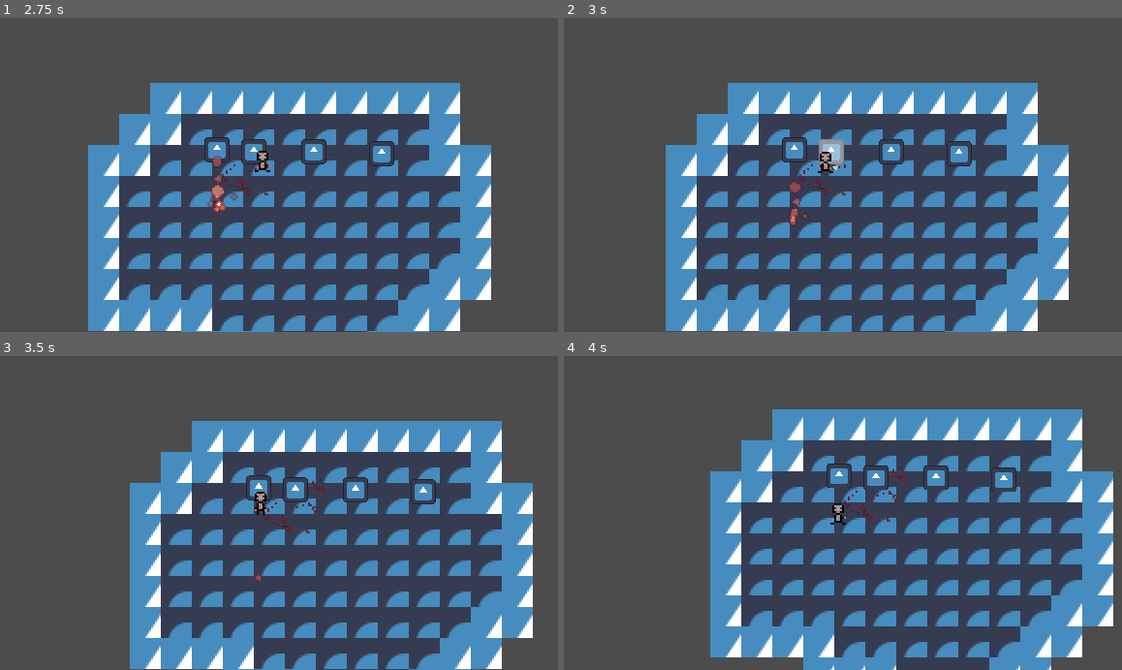
Above: before the commit, frames 1-4 (two rows, left to right).
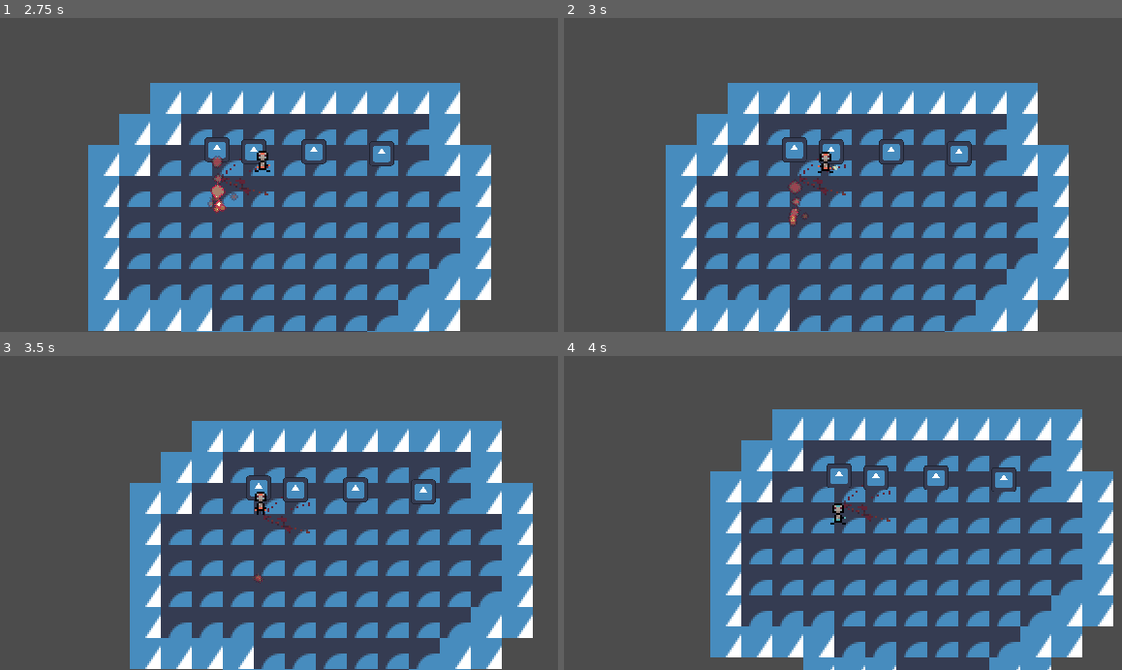
Above: after the commit, the same moments.

Repository: OlliO6/Granted-Wish
Game: Godot game, scene res://content/main.tscn
Two runs of this game, one before a commit and one after it. Both use one fixed random seed, a clock stepped at 60 frames per second and the inputs below. The engine's default icon, where the game draws it, is replaced by a stand-in: a white triangle on a blue panel in a dark square.
Inputs (mouse positions are in pixels of both pictures, inside the frame that each line leads up to):
- Up to frame 1 (2.75 s): tap Enter at 0.5 s; move the mouse to (251, 237) at 0.52 s; press the mouse at (251, 237) at 0.53 s; hold W (move_up) 0.53-2.03 s; move the mouse to (446, 222) at 1.27 s; release the mouse at (446, 222) at 1.28 s; tap Mouse wheel down (next_spell) at 1.35 s; move the mouse to (111, 127) at 2.02 s; hold A (move_left) from 2.03 s (still down); hold Mouse wheel up (previous_spell) from 2.03 s (still down)
- Up to frame 2 (3 s): keep holding A (move_left); move the mouse to (870, 175) at 2.77 s; release Mouse wheel up (previous_spell) at 2.78 s; click (870, 175) at 2.85 s
- Up to frame 3 (3.5 s): keep holding A (move_left)
- Up to frame 4 (4 s): move the mouse to (759, 434) at 3.52 s; release A (move_left) at 3.53 s; hold S (move_down) from 3.53 s (still down); hold Mouse wheel down (next_spell) from 3.53 s (still down)

Frame 1 is identical in both runs. In frame 2, 0.3% of the frame differs, in the area x 45-51%, y 38-47%; in frame 3, less than 0.1%; in frame 4, less than 0.1%.
Error after the commit: Parse Error: Could not find type "KnockbackData" in the current scope. (res://components/fighting/damage_dealer.gd:6)

Commit message:
make damage dealer not deal damage if dead

Diff:
--- a/components/fighting/attack_area.gd
+++ b/components/fighting/attack_area.gd
@@ -18,14 +18,14 @@
 	for b in get_overlapping_bodies():
 		_apply_damage(b)
 
+func set_active(a: bool):
+	active = a
+
 func _apply_damage(body: Node2D) -> void:
 	if !active:
 		return
 
-	if damage_dealer:
-		damage_dealer.apply_damage(body)
-
-	if deactivate_on_damage_dealed:
-		active = false
-
-	damage_applied.emit(body)
+	if damage_dealer and damage_dealer.apply_damage(body):
+		damage_applied.emit(body)
+		if deactivate_on_damage_dealed:
+			active = false
--- a/components/fighting/damage_dealer.gd
+++ b/components/fighting/damage_dealer.gd
@@ -3,8 +3,18 @@
 
 @export var damage: int = 1
 @export var directional: bool = true
+@export var knockback: KnockbackData
+# Wont deal damage if dead
+@export var killable: Killable
 
-func apply_damage(node: Node) -> void:
+func apply_damage(node: Node) -> bool:
+
+	if killable and killable.is_dead:
+		return false
+
 	var dmg := Components.get_damage_receiver(node)
 	if dmg and !dmg.is_invincible():
 		dmg.take_damage(damage, self)
+		return true
+
+	return false
--- a/components/fighting/killable.gd
+++ b/components/fighting/killable.gd
@@ -3,6 +3,8 @@
 
 signal died
 signal revived
+
+@export var allow_revival: bool
 
 var is_dead: bool
 
@@ -13,7 +15,7 @@
 	died.emit()
 
 func revive() -> bool:
-	if !is_dead:
+	if !is_dead or !allow_revival:
 		return false
 
 	is_dead = false
